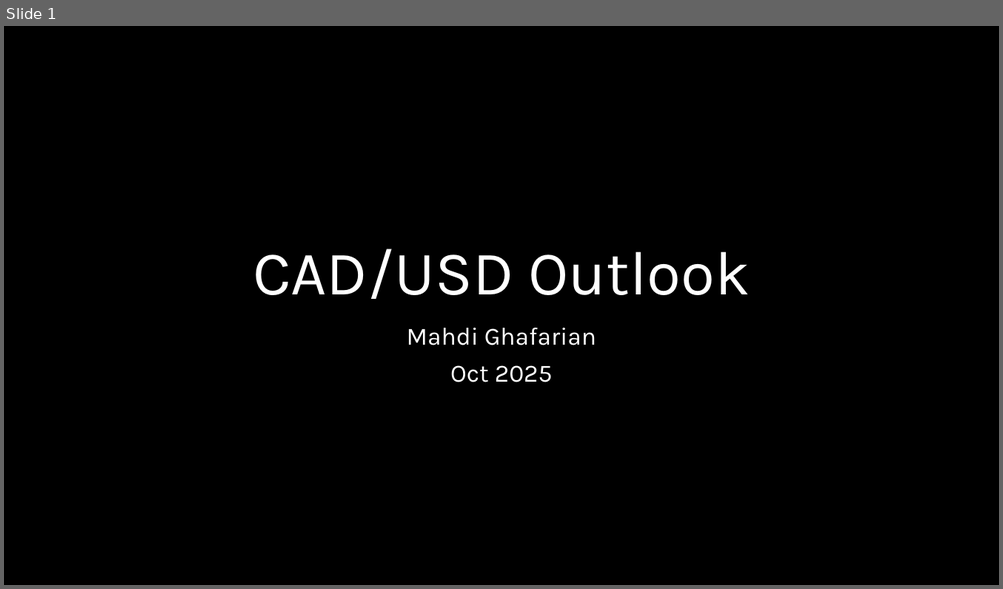
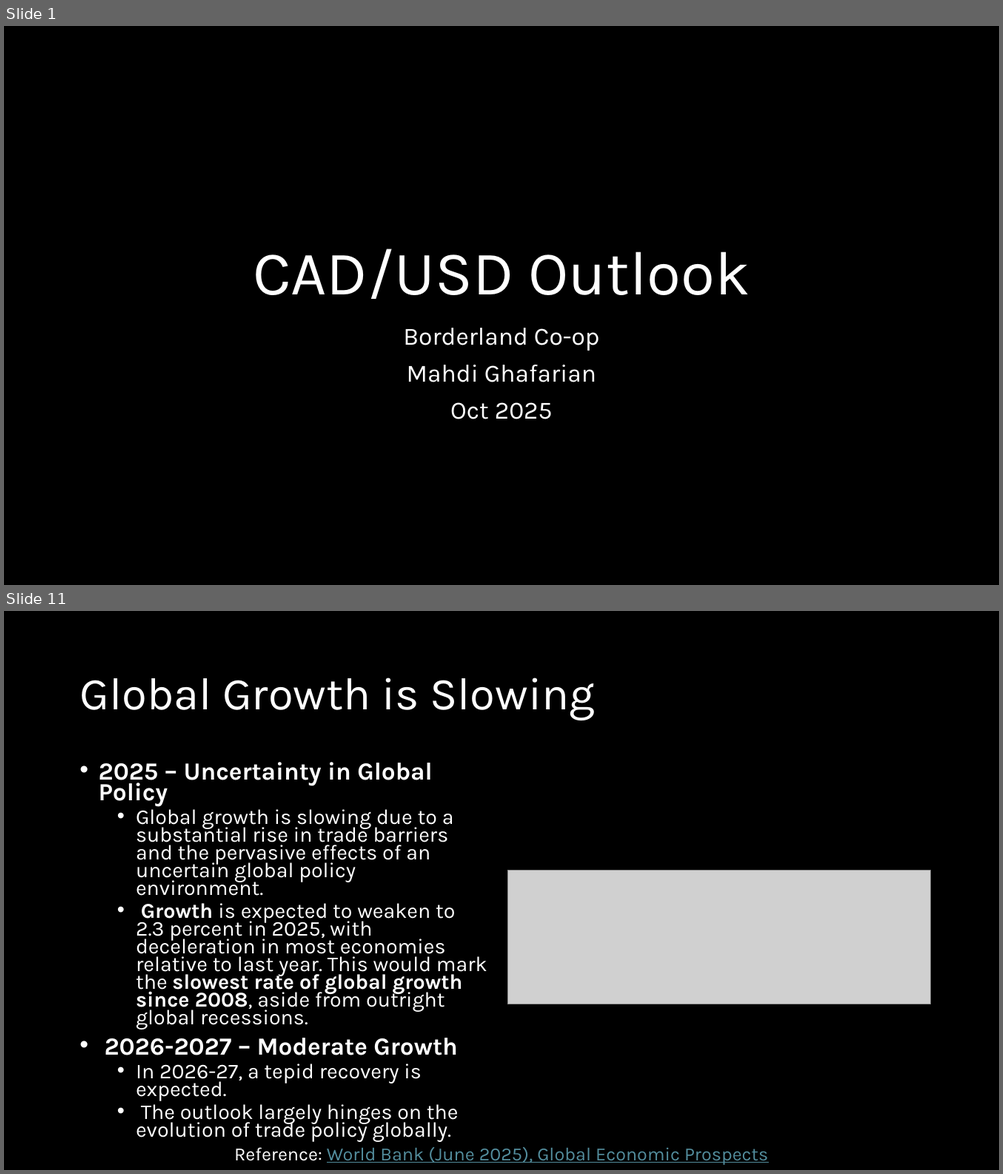
Before and after one commit to mahdi-ghafarian/time-series, a slide deck: borderland/1-cadusd/Presentation/CADUSD.pptx. Shown one above the other, each under a label of ours: slide 1 before the commit, slides 1 and 11 after it; the slides between them are not shown. The pictures are 1003x589 and 1003x1174 pixels, drawn with LibreOffice and Linux fonts; fonts in the diff are those of the drawing; grey boxes stand for pictures. Boxes give left, top, right and bottom in pixels: in the first picture for what was removed or moved away, otherwise in the second. Text is boxed around its words. In the diff, an @@ line names an element or a change of style, - is before the commit and + after.

```diff
--- a/borderland/1-cadusd/Presentation/CADUSD.pptx
+++ b/borderland/1-cadusd/Presentation/CADUSD.pptx
@@ slide 11 added at [4, 611, 999, 1170], background #000000 @@
@@ title added at [79, 678, 595, 721], 44 pt, text #FFFFFF @@
+Global Growth is Slowing
@@ text added at [99, 762, 487, 1125], 20.4 pt, text #FFFFFF @@
+• 2025 – Uncertainty in Global Policy
+  • Global growth is slowing due to a substantial rise in trade barriers and the pervasive effects of an uncertain global policy environment.
+  • Growth is expected to weaken to 2.3 percent in 2025, with deceleration in most economies relative to last year. This would mark the slowest rate of global growth since 2008, aside from outright global recessions.
+• 2026-2027 – Moderate Growth
+  • In 2026-27, a tepid recovery is expected.
+  • The outlook largely hinges on the evolution of trade policy globally.
@@ picture added at [508, 871, 930, 1005] @@
@@ text added at [234, 1147, 768, 1165], 18 pt, text #538D9D, underline @@
+Reference: World Bank (June 2025), Global Economic Prospects
@@ slide 1 changed as well @@
@@ subtitle at [403, 328, 600, 351]: paragraph added @@
+Borderland Co-op
```
Also in this commit, not shown: 1 other slide changed, 21 other slides added, 11 slides removed, 7 other files.
